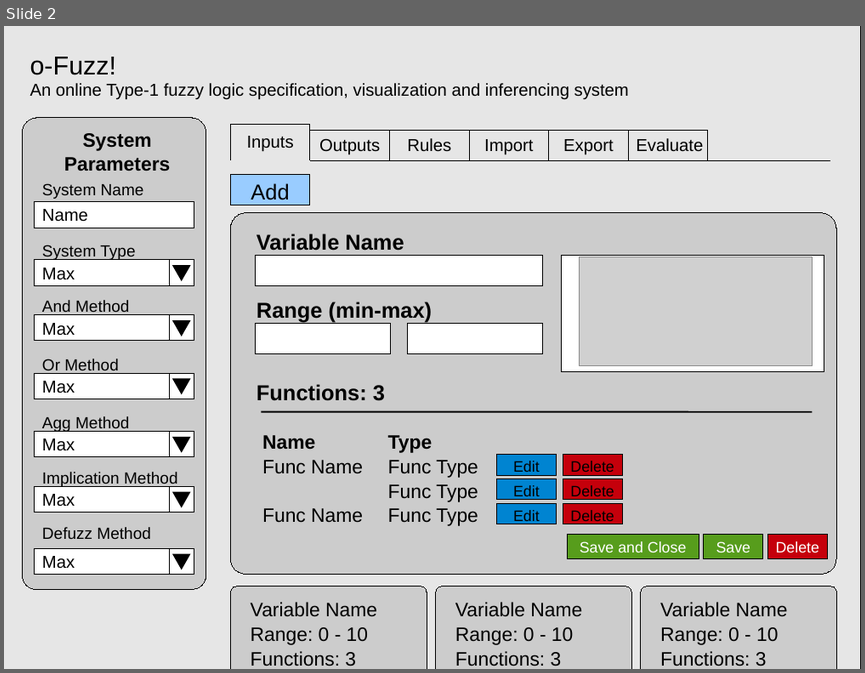
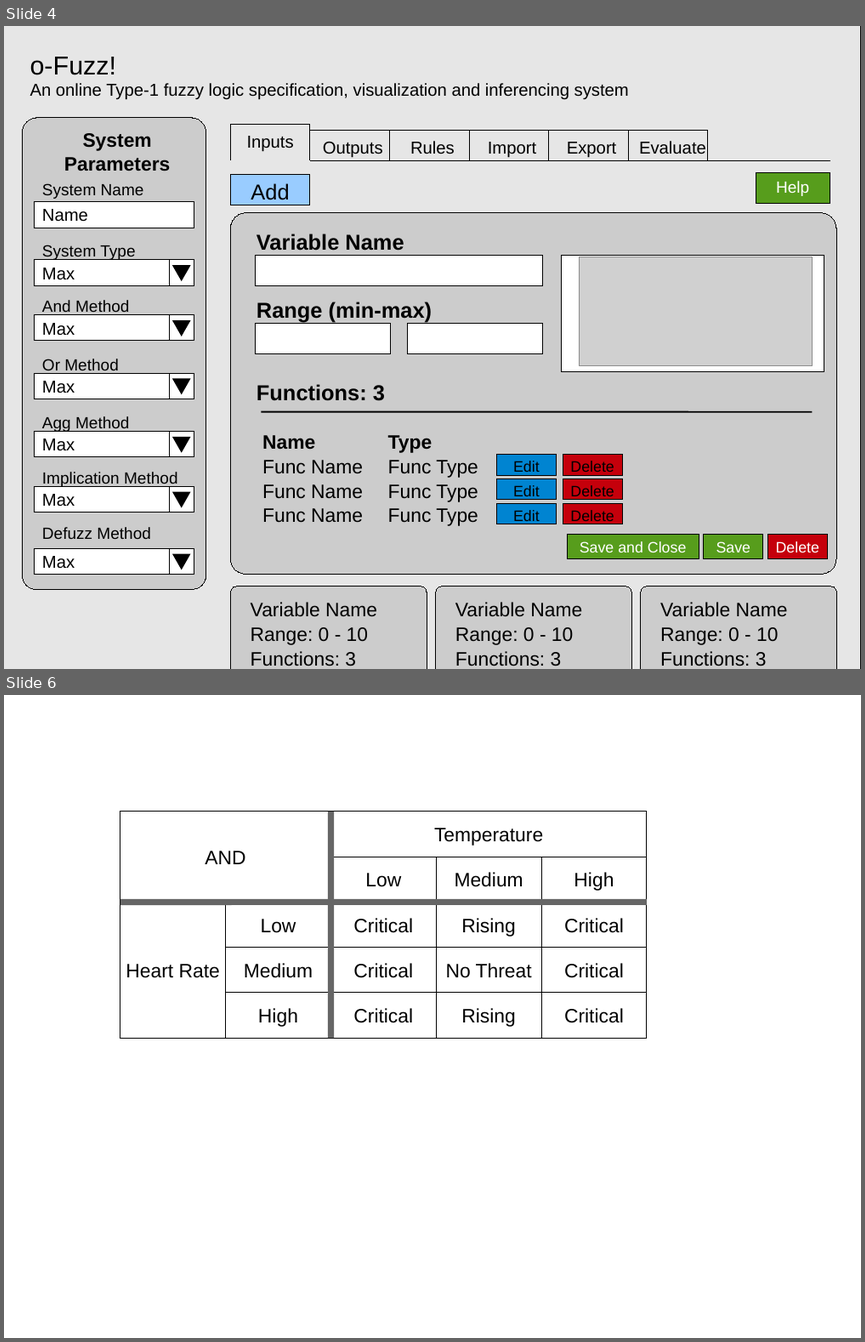
Before and after one commit to nargarawr/ids-github, a slide deck: Documentation/images/designs.odp. Shown one above the other, each under a label of ours: slide 2 before the commit, slides 4 and 6 after it; the slides between them are not shown. The pictures are 865x673 and 865x1342 pixels, drawn with LibreOffice and Linux fonts; fonts in the diff are those of the drawing; grey boxes stand for pictures. Boxes give left, top, right and bottom in pixels: in the first picture for what was removed or moved away, otherwise in the second. Text is boxed around its words. In the diff, an @@ line names an element or a change of style, - is before the commit and + after.

```diff
--- a/Documentation/images/designs.odp
+++ b/Documentation/images/designs.odp
@@ slide 6 added at (4, 695, 861, 1338), background #FFFFFF @@
@@ rectangle added at (120, 811, 331, 902), fill #FFFFFF, outline #000000 0 pt, 18 pt, text #000000 @@
+AND
@@ rectangle added at (330, 811, 647, 857), fill #FFFFFF, outline #000000 0 pt, 18 pt, text #000000 @@
+Temperature
@@ line added from (330, 811) to (330, 1038), #666666 5.67 pt @@
@@ rectangle added at (330, 857, 436, 902), fill #FFFFFF, outline #000000 0 pt, 18 pt, text #000000 @@
+Low
@@ rectangle added at (437, 857, 541, 902), fill #FFFFFF, outline #000000 0 pt, 18 pt, text #000000 @@
+Medium
@@ rectangle added at (541, 857, 647, 902), fill #FFFFFF, outline #000000 0 pt, 18 pt, text #000000 @@
+High
@@ rectangle added at (120, 902, 226, 1038), fill #FFFFFF, outline #000000 0 pt, 18 pt, text #000000 @@
+Heart Rate
@@ line added from (647, 902) to (120, 902), #666666 5.67 pt @@
@@ rectangle added at (226, 902, 330, 947), fill #FFFFFF, outline #000000 0 pt, 18 pt, text #000000 @@
+Low
@@ rectangle added at (330, 902, 436, 947), fill #FFFFFF, outline #000000 0 pt, 18 pt, text #000000 @@
+Critical
@@ rectangle added at (437, 902, 541, 947), fill #FFFFFF, outline #000000 0 pt, 18 pt, text #000000 @@
+Rising
@@ rectangle added at (541, 902, 647, 947), fill #FFFFFF, outline #000000 0 pt, 18 pt, text #000000 @@
+Critical
@@ rectangle added at (226, 947, 330, 992), fill #FFFFFF, outline #000000 0 pt, 18 pt, text #000000 @@
+Medium
@@ rectangle added at (330, 947, 436, 992), fill #FFFFFF, outline #000000 0 pt, 18 pt, text #000000 @@
+Critical
@@ rectangle added at (437, 947, 541, 992), fill #FFFFFF, outline #000000 0 pt, 18 pt, text #000000 @@
+No Threat
@@ rectangle added at (541, 947, 647, 992), fill #FFFFFF, outline #000000 0 pt, 18 pt, text #000000 @@
+Critical
@@ rectangle added at (226, 993, 330, 1038), fill #FFFFFF, outline #000000 0 pt, 18 pt, text #000000 @@
+High
@@ rectangle added at (330, 993, 436, 1038), fill #FFFFFF, outline #000000 0 pt, 18 pt, text #000000 @@
+Critical
@@ rectangle added at (437, 993, 541, 1038), fill #FFFFFF, outline #000000 0 pt, 18 pt, text #000000 @@
+Rising
@@ rectangle added at (541, 993, 647, 1038), fill #FFFFFF, outline #000000 0 pt, 18 pt, text #000000 @@
+Critical
@@ what was slide 2 is now slide 4 @@
@@ slide 4 changed as well @@
@@ 5 texts: place and size @@
-5 texts at (319, 138, 703, 155)
+5 texts at (323, 141, 706, 158)
@@ rectangle added at (756, 175, 829, 201), fill #579D1C, outline #000000 0 pt @@
@@ rectangle added at (756, 173, 829, 204), fill #579D1C, outline #000000 0 pt, 15 pt, text #FFFFFF @@
+Help
@@ text added at (262, 484, 363, 499), 18 pt, text #000000 @@
+Func Name
```
Also in this commit, not shown: 1 other slide changed, 3 other slides added, 19 other files.
